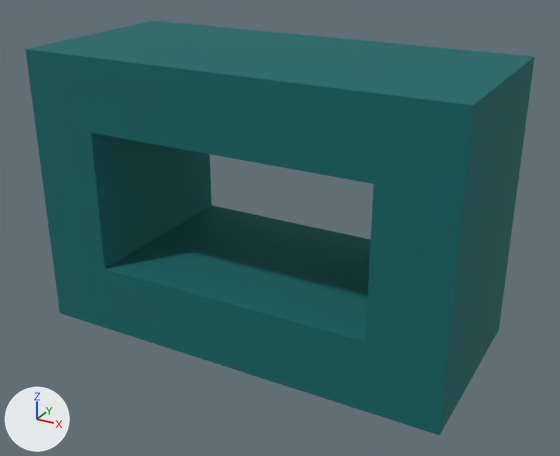
What one commit did to the COLLADA model vr/objetos/p164b1.dae.
The view is the same before and after, from a 50 mm camera at (50.0, -96.1, 38.7) aimed at (2.1, -9.0, -4.9). Lighting does not change. The marker at lower left points along +X, +Y and +Z. The older version comes first. Where no turn or scale is listed for an object, it has been applied to the vertices.

Before the edit, the objects in view are built like this:
```python
mat_color_h08_1 = principled_material('__Color_H08_1')
mat_color_h08_1.base_color = (0.0, 0.133, 0.133)  # dark cyan #006666
mat_color_h08_1.roughness = 0.9
me_group_0 = bpy.data.meshes.new('group_0')
me_group_0.from_pydata(...)  # 16 vertices, 32 faces; spans x 0.0..60.0, y 0.0..27.5, z 0.0..40.0
# faces by material slot: [24, 8]
me_group_0.materials.append(mat_color_h08_1)  # dark cyan #006666
me_group_0.materials.append(mat_color_m08)  # black #1e1e1e
ob_group_0 = bpy.data.objects.new('group_0', me_group_0)
ob_group_0.location = (-29.3, -21.6, -20.9)
```
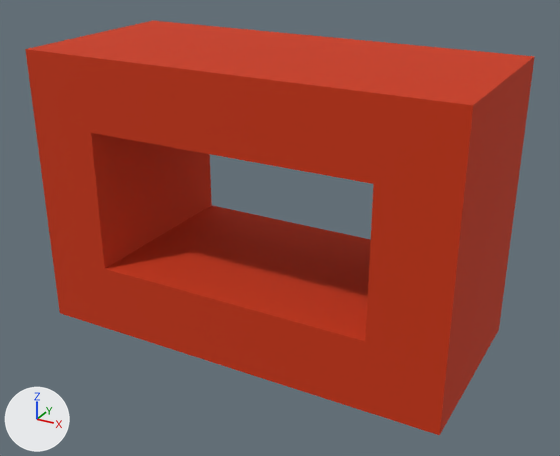
The edits, one by one:
Material '__Color_H08_1' (mat_color_h08_1) changes colour from dark cyan #006666 to orange #cc3300; in linear values from (0.0, 0.133, 0.133) to (0.604, 0.0331, 0.0).

What differs and where, as boxes (x1, y1, x2, y2) in the pictures (560 x 456 px):
'group_0', recoloured: (25, 21, 535, 435) in both
